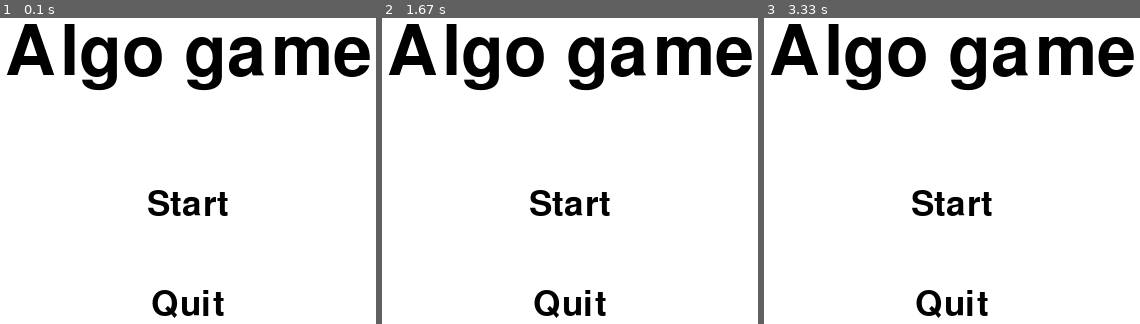
Above: before the commit, frames 1-3 (left to right).
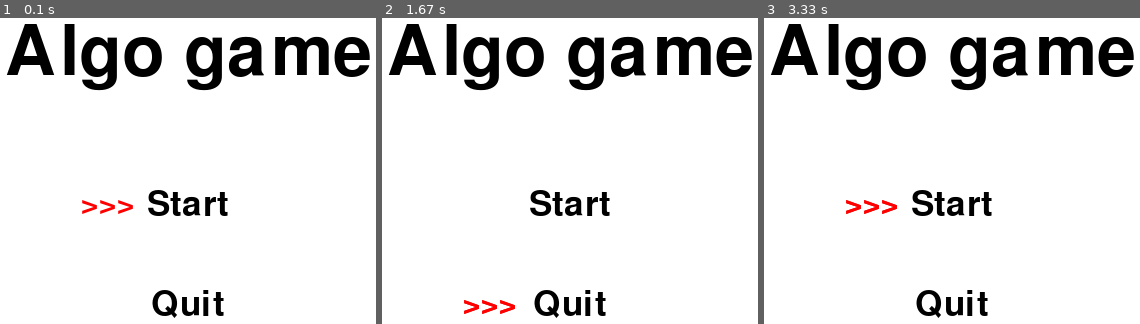
Above: after the commit, the same moments.

Repository: bitije/algo_game_pygame
Game: pygame game, started from algo_game.py
Same seed, same stepped clock (60 frames per second), same inputs: the game is played once before the commit and once after it.
Inputs:
- Up to frame 1 (0.1 s): no input
- Up to frame 2 (1.67 s): hold Enter 0.33-0.8 s; hold W 0.33-0.8 s; hold S from 1.33 s (still down)
- Up to frame 3 (3.33 s): release S at 1.8 s; hold W 1.83-2.2 s; hold S 2.23-2.6 s; hold W 2.63-2.93 s; hold S 2.97-3.27 s; hold W from 3.3 s (still down)

The runs differ from the first frame. In frame 1, 0.3% of the frame differs, in the area x 21-36%, y 59-65%; in frame 2, 0.3%, in the area x 21-36%, y 92-97%; in frame 3, 0.3%.

Commit message:
Menu_pointer_added

Diff:
--- a/algo_game.py
+++ b/algo_game.py
@@ -1,11 +1,12 @@
 import pygame
-from game_interface import Menus
+from interface import Menus, MenuPointer
 from settings import screen, clock
 
 # pygame setup
 
 pygame.init()
 menu = Menus()
+pointer = MenuPointer()
 running = True
 dt = 0
 
@@ -21,12 +22,18 @@
     screen.fill("white")
 
     menu.show_main()
+    pointer.show()
 
     keys = pygame.key.get_pressed()
     if keys[pygame.K_w]:
-        ...
+        pointer.move_pointer('UP')
     if keys[pygame.K_s]:
-        ...
+        pointer.move_pointer('DOWN')
+    if keys[pygame.K_RETURN]:
+        if pointer.where == "UP":
+            pass
+        else:
+            running = False
 
     # flip() the display to put your work on screen
     pygame.display.flip()
--- a/game_interface.py
+++ b/interface.py
@@ -23,6 +23,30 @@
     # to the display surface object
     # at the center coordinate.
     screen.blit(text, textRect)
+
+
+class MenuPointer():
+    current_position = (X // 2.5, Y // 2)
+    buttons_available = []
+    where = "UP"
+
+    def show(self):
+        draw_text(
+            '>>>',
+            pygame.font.Font('freesansbold.ttf', 30),
+            Palette.red,
+            self.current_position
+        )
+
+    def move_pointer(self, where):
+        if where == 'UP':
+            self.current_position = (X // 2.5, Y // 2)
+            self.where = "UP"
+            self.show()
+        elif where == 'DOWN':
+            self.current_position = (X // 2.5, Y // 1.5)
+            self.where = "DOWN"
+            self.show()
 
 
 class Menus():
--- a/settings.py
+++ b/settings.py
@@ -14,5 +14,6 @@
     # define the RGB value for colors
     white = (255, 255, 255)
     green = (0, 255, 0)
+    red = (255, 0, 0)
     blue = (0, 0, 128)
     black = (0, 0, 0)
Not shown, added: .gitignore
